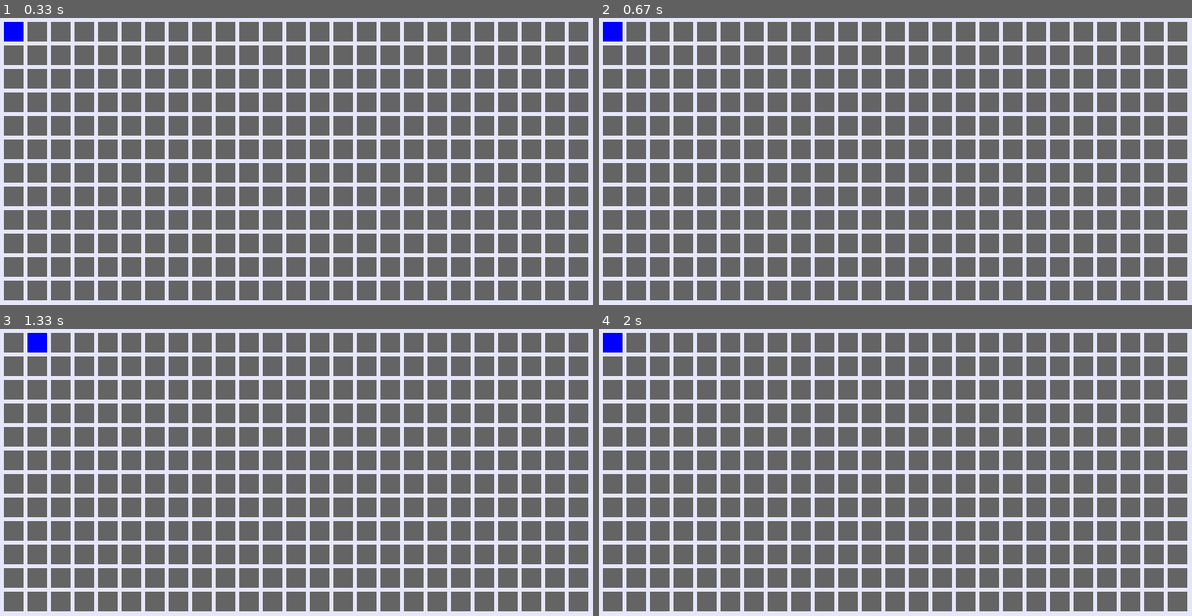
Above: before the commit, frames 1-4 (two rows, left to right).
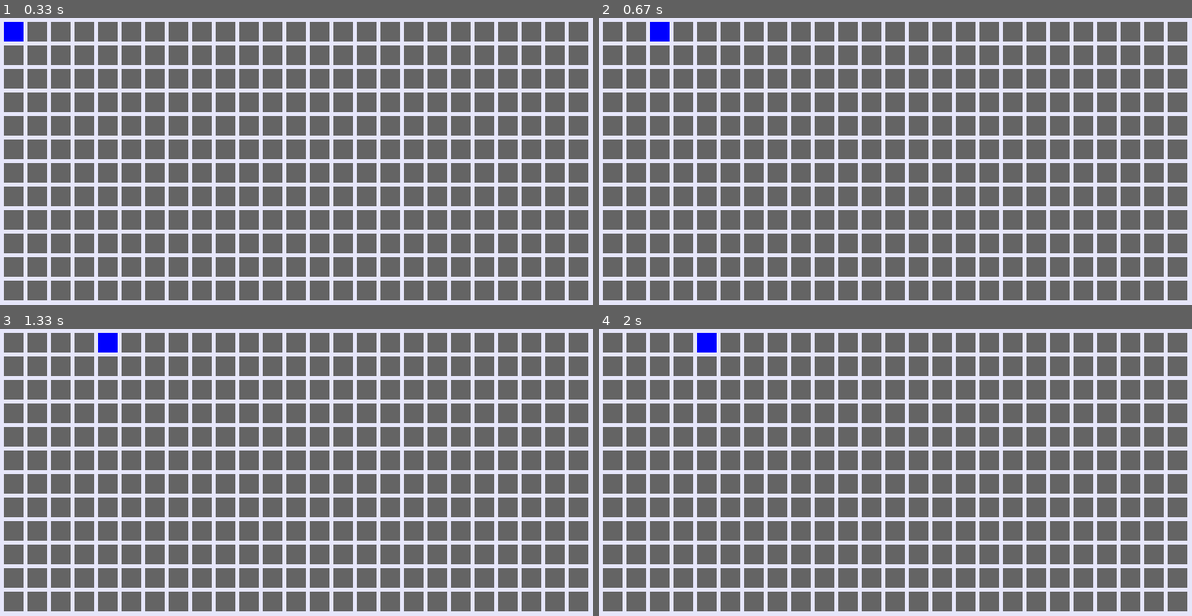
Above: after the commit, the same moments.

Repository: H0tkey/RubbishBox
Game: pygame game, started from python3/youtube pygame/bots1.1.py
Two runs of this game, one before a commit and one after it. Both use one fixed random seed, a clock stepped at 60 frames per second and the inputs below.
Inputs:
- Up to frame 1 (0.33 s): no input
- Up to frame 2 (0.67 s): hold Right from 0.33 s (still down)
- Up to frame 3 (1.33 s): release Right at 0.8 s; hold Right from 1.17 s (still down)
- Up to frame 4 (2 s): release Right at 1.63 s; hold Left from 1.67 s (still down)

Frame 1 is identical in both runs. In frame 2, 0.5% of the frame differs, in the area x 0-12%, y 1-9%; in frame 3, 0.5%; in frame 4, 0.5%.

Commit message:
5th commit

Diff:
--- a/python3/youtube pygame/bots1.1.py
+++ b/python3/youtube pygame/bots1.1.py
@@ -94,11 +94,11 @@
             y -= step
             yTarget += step
 
-    if x == WINDOW_WIDTH - widht or x == 5:
-        xTarget = x
+    #if x == WINDOW_WIDTH - widht or x == 5:
+    #    xTarget = x
 
-    if y == WINDOW_HEIGHT - height or y == 5:
-        yTarget = y
+    #if y == WINDOW_HEIGHT - height or y == 5:
+    #    yTarget = y
 
 
 while run:
